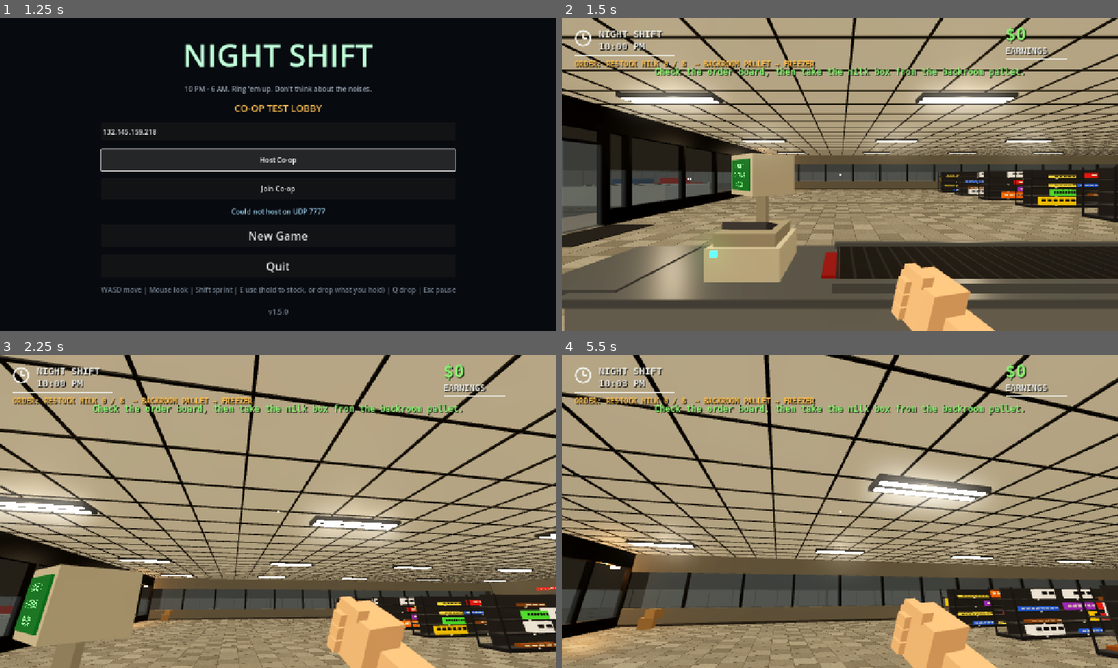
Above: before the commit, frames 1-4 (two rows, left to right).
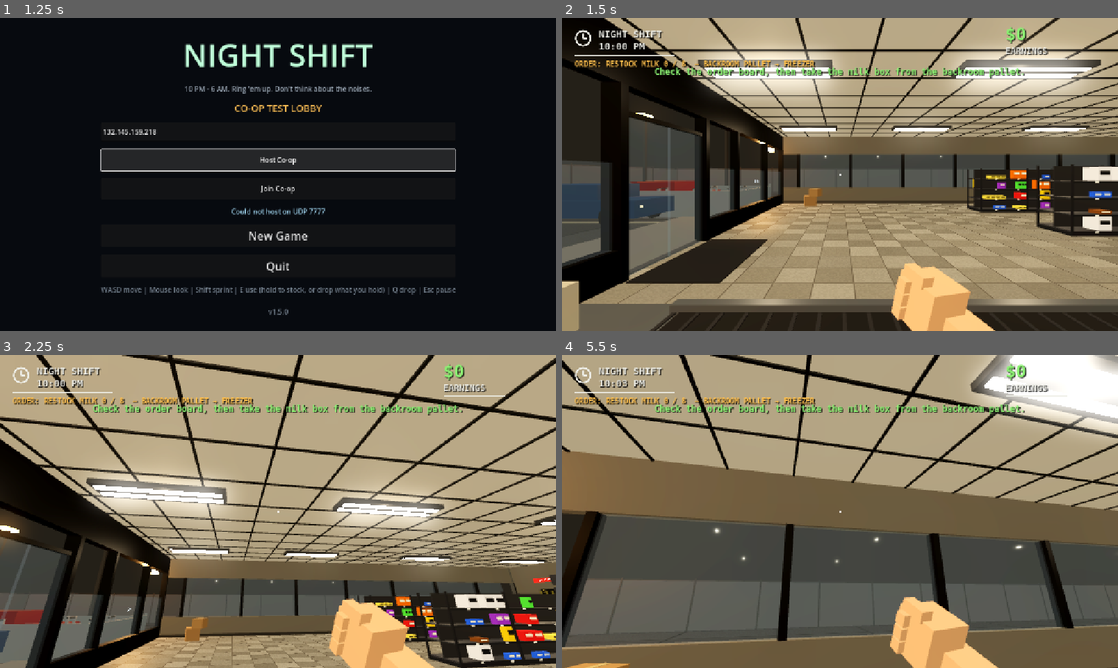
Above: after the commit, the same moments.

Repository: Coleslaw510/night-shift
Game: Godot game, scene res://scenes/menu.tscn
Same seed, same stepped clock (60 frames per second), same inputs: the game is played once before the commit and once after it.
Inputs (mouse positions are in pixels of both pictures, inside the frame that each line leads up to):
- Up to frame 1 (1.25 s): click "Host Co-op" at 0.5 s
- Up to frame 2 (1.5 s): click "New Game" at 1.25 s
- Up to frame 3 (2.25 s): tap Enter at 2 s; move the mouse to (305, 511) at 2.02 s; hold W (move_forward) from 2.03 s (still down); hold C (cart) from 2.03 s (still down)
- Up to frame 4 (5.5 s): keep holding W (move_forward); tap Space (jump) at 2.27, 2.57, 3.02, 3.32, 4.52, 4.82, 5.27 s; tap G (gun) at 2.3, 2.85, 3.8, 5.3 s; move the mouse to (812, 511) at 2.77 s; release C (cart) at 2.78 s; tap C (cart) at 3.05, 4.55 s; move the mouse to (851, 505) at 3.52 s; hold C (cart) 3.53-4.28 s; move the mouse to (834, 517) at 4.27 s; tap Q (drop) at 4.35 s; move the mouse to (878, 514) at 5.02 s; hold F (flashlight) from 5.03 s (still down)

Frame 1 is identical in both runs. In frame 2, 67% of the frame differs, in the area x 0-100%, y 0-100%; in frame 3, 51%; in frame 4, 65%.

Commit message:
Pivot supermarket into compact gas station
Shrink the sales floor and stockroom, reduce shelf rows, move parking and fuel close to the store, and update customer navigation, crash bounds, player recovery, targets, screenshots, and reachability routes for the shorter convenience-store loop.

Co-authored-by: Manus <dev-agent@manus.ai>

Diff:
--- a/scripts/customer.gd
+++ b/scripts/customer.gd
@@ -10,9 +10,9 @@
 
 enum S { ENTER, SHOP, QUEUED, AT_REGISTER, LEAVING, FETCH_CART }
 
-const AISLES := [-18.2, -14.3, -10.9, -7.5, -4.0, 0.0, 4.0, 7.5, 10.9, 14.3, 18.2]
-const FRONT_Z := 8.2
-const BACK_Z := -13.2
+const AISLES := StoreBuilder.AISLE_X
+const FRONT_Z := StoreBuilder.FRONT_Z
+const BACK_Z := StoreBuilder.BACK_Z
 const PATIENCE := 150.0
 
 var state := S.ENTER
@@ -341,7 +341,7 @@
 		path = [Vector3(lx, 0, FRONT_Z + 1.5), Vector3(StoreBuilder.DOOR_X, 0, door_z + 2.0), corral]
 	elif my_cart and is_instance_valid(my_cart):
 		_abandon_cart = true
-		path = [Vector3(lx, 0, FRONT_Z + 1.5), Vector3(StoreBuilder.DOOR_X, 0, door_z + 2.0), Vector3(randf_range(-14, 16), 0, door_z + 8.0)]
+		path = [Vector3(lx, 0, FRONT_Z + 1.5), Vector3(StoreBuilder.DOOR_X, 0, door_z + 2.0), Vector3(randf_range(-7, 7), 0, door_z + 4.0)]
 	else:
 		path = [Vector3(lx, 0, FRONT_Z + 1.5), Vector3(StoreBuilder.DOOR_X, 0, FRONT_Z + 1.5)]
 		path.append_array(_exit_path())
--- a/scripts/game.gd
+++ b/scripts/game.gd
@@ -122,7 +122,7 @@
 	hud.shop_closed.connect(close_shop)
 	player = preload("res://scripts/player.gd").new()
 	player.name = "Player"
-	player.position = Vector3(6.6, 0.05, 15.4)
+	player.position = Vector3(4.8, 0.05, 8.6)
 	player.rotation.y = PI * 0.5
 	player.process_mode = Node.PROCESS_MODE_PAUSABLE
 	add_child(player)
@@ -245,7 +245,7 @@
 	monster.name = "TheBackroomThing"
 	add_child(monster)
 	var spawn_out_back := randf() < 0.35
-	monster.global_position = Vector3(randf_range(-16.0, 16.0), 0, -47.0 if spawn_out_back else randf_range(-39.0, -20.0))
+	monster.global_position = Vector3(randf_range(-6.5, 6.5), 0, -22.0 if spawn_out_back else randf_range(-18.5, -11.0))
 	monster.setup(self, player)
 	clown_triggered = true
 	# No warning text: the player hears the arrival and has to notice it.
@@ -258,7 +258,7 @@
 	hud.toast("RUN. It found you.", 3.0)
 	stats.earnings = maxi(0, int(stats.earnings) - 100)
 	hud.set_money(stats.earnings)
-	player.global_position = Vector3(6.6, 0.05, 15.4)
+	player.global_position = Vector3(4.8, 0.05, 8.6)
 
 func take_freezer_item(product_idx: int) -> Dictionary:
 	var left := int(freezer_stock.get(product_idx, 0))
@@ -397,7 +397,7 @@
 	c.game = self
 	var door_z := StoreBuilder.D * 0.5
 	c.wants_cart = randf() < 0.7
-	c.position = Vector3(StoreBuilder.DOOR_X + randf_range(-0.4, 0.4), 0, door_z + 8.0)
+	c.position = Vector3(StoreBuilder.DOOR_X + randf_range(-0.4, 0.4), 0, door_z + 4.0)
 	c.finished.connect(_on_customer_finished)
 	customers_root.add_child(c)
 	c.path.push_front(Vector3(StoreBuilder.DOOR_X, 0, door_z + 3.0))
@@ -606,13 +606,13 @@
 
 func _spawn_targets() -> void:
 	var spots: Array = [
-		{"p": Vector3(6.5, 0.82, StoreBuilder.ROOM_Z - 4.5), "k": "can"},
-		{"p": Vector3(7.2, 0.82, StoreBuilder.ROOM_Z - 4.5), "k": "can"},
-		{"p": Vector3(7.9, 0.82, StoreBuilder.ROOM_Z - 4.5), "k": "can"},
-		{"p": Vector3(8.6, 0.82, StoreBuilder.ROOM_Z - 4.5), "k": "bottle"},
-		{"p": Vector3(16.2, 0.9, -31.2), "k": "bottle"},
-		{"p": Vector3(16.8, 0.9, -31.2), "k": "can"},
-		{"p": Vector3(17.4, 0.9, -31.2), "k": "bottle"},
+		{"p": Vector3(2.8, 0.82, StoreBuilder.ROOM_Z + 2.0), "k": "can"},
+		{"p": Vector3(3.5, 0.82, StoreBuilder.ROOM_Z + 2.0), "k": "can"},
+		{"p": Vector3(4.2, 0.82, StoreBuilder.ROOM_Z + 2.0), "k": "can"},
+		{"p": Vector3(4.9, 0.82, StoreBuilder.ROOM_Z + 2.0), "k": "bottle"},
+		{"p": Vector3(2.8, 0.9, StoreBuilder.ROOM_Z + 5.0), "k": "bottle"},
+		{"p": Vector3(3.5, 0.9, StoreBuilder.ROOM_Z + 5.0), "k": "can"},
+		{"p": Vector3(4.2, 0.9, StoreBuilder.ROOM_Z + 5.0), "k": "bottle"},
 	]
 	for s in spots:
 		var t = preload("res://scripts/target.gd").new()
@@ -620,7 +620,7 @@
 		t.position = s.p
 		t.setup(s.k)
 	# A crate to sit the back-lot targets on.
-	StoreBuilder.box(self, Vector3(2.6, 0.8, 0.6), Vector3(7.5, 0.4, StoreBuilder.ROOM_Z - 4.5), StoreBuilder.mat(Color(0.45, 0.32, 0.18)), true)
+	StoreBuilder.box(self, Vector3(2.6, 0.8, 0.6), Vector3(3.8, 0.4, StoreBuilder.ROOM_Z + 2.0), StoreBuilder.mat(Color(0.45, 0.32, 0.18)), true)
 
 func _spawn_carts() -> void:
 	for slot in store.corral.slots:
@@ -1324,15 +1324,15 @@
 func debug_route_block() -> String:
 	var space := get_world_3d().direct_space_state
 	var door_x := StoreBuilder.STOCK_DOOR_X
-	var desk := Vector3(-4.6, 1.0, -17.0)
+	var desk := Vector3(-3.2, 1.0, StoreBuilder.ZB - 1.8)
 	var routes: Array = [
-		["stockroom", [Vector3(0, 1, 8), Vector3(0, 1, -13.2), Vector3(door_x, 1, -13.2), Vector3(door_x, 1, -15.2), Vector3(door_x, 1, -18.5)]],
-		["back office", [Vector3(door_x, 1, -18.0), desk]],
-		["gun locker", [Vector3(door_x, 1, -18.5), Vector3(-18.0, 1, -20.0), Vector3(-18.0, 1, -30.0)]],
-		["back door", [Vector3(0, 1, -22.0), Vector3(0, 1, -28.0), Vector3(10, 1, -32.0), Vector3(StoreBuilder.BACK_DOOR_X, 1, -33.2), Vector3(StoreBuilder.BACK_DOOR_X, 1, -36.0)]],
-		["dumpster", [Vector3(StoreBuilder.BACK_DOOR_X, 1, -36.0), Vector3(StoreBuilder.BACK_DOOR_X - 3.0, 1, StoreBuilder.ROOM_Z - 2.2)]],
-		["front door", [Vector3(0, 1, 18), Vector3(0, 1, 26)]],
-		["fuel bay", [Vector3(0, 1, 28), Vector3(0, 1, 44), Vector3(24, 1, 44), Vector3(StoreBuilder.FUEL_POS.x, 1, 42), Vector3(StoreBuilder.FUEL_POS.x, 1, StoreBuilder.FUEL_POS.z + 4.0)]],
+		["stockroom", [Vector3(0, 1, StoreBuilder.FRONT_Z), Vector3(0, 1, StoreBuilder.BACK_Z), Vector3(door_x, 1, StoreBuilder.BACK_Z), Vector3(door_x, 1, StoreBuilder.ZB - 2.0)]],
+		["back office", [Vector3(door_x, 1, StoreBuilder.ZB - 1.0), Vector3(-4.7, 1, StoreBuilder.ZB - 0.8)]],
+		["gun locker", [Vector3(door_x, 1, StoreBuilder.ZB - 2.0), Vector3(-4.5, 1, -12.0), Vector3(-4.5, 1, -17.0), Vector3(-8.0, 1, -17.0)]],
+		["back door", [Vector3(0, 1, StoreBuilder.BACK_Z), Vector3(-7.5, 1, StoreBuilder.BACK_Z), Vector3(-7.5, 1, StoreBuilder.ZB - 1.0), Vector3(0, 1, StoreBuilder.ZB - 1.0), Vector3(0, 1, StoreBuilder.ROOM_Z + 3.0), Vector3(8.8, 1, StoreBuilder.ROOM_Z + 3.0), Vector3(8.8, 1, StoreBuilder.ROOM_Z), Vector3(StoreBuilder.BACK_DOOR_X, 1, StoreBuilder.ROOM_Z)]],
+		["dumpster", [Vector3(StoreBuilder.BACK_DOOR_X, 1, StoreBuilder.ROOM_Z - 0.5), Vector3(StoreBuilder.BACK_DOOR_X, 1, StoreBuilder.ROOM_Z - 2.0), Vector3(StoreBuilder.BACK_DOOR_X - 3.0, 1, StoreBuilder.ROOM_Z - 2.0)]],
+		["front door", [Vector3(0, 1, StoreBuilder.FRONT_Z), Vector3(0, 1, StoreBuilder.D * 0.5 + 2.0)]],
+		["fuel bay", [Vector3(0, 1, StoreBuilder.D * 0.5 + 2.0), Vector3(StoreBuilder.FUEL_POS.x, 1, StoreBuilder.D * 0.5 + 2.0), Vector3(StoreBuilder.FUEL_POS.x, 1, StoreBuilder.FUEL_POS.z + 4.0)]],
 	]
 	for route in routes:
 		var name: String = route[0]
@@ -1369,11 +1369,11 @@
 	player.cam.rotation.x = 0.0
 	match shot:
 		"interior":
-			player.position = Vector3(0.0, 0.05, 18.5)
+			player.position = Vector3(0.0, 0.05, 10.5)
 			player.rotation.y = 0.0
 			player.cam.rotation.x = deg_to_rad(-8)
 		"outside":
-			player.position = Vector3(BACK_DOOR_POS().x - 3.0, 0.05, StoreBuilder.ROOM_Z - 6.0)
+			player.position = Vector3(BACK_DOOR_POS().x - 3.0, 0.05, StoreBuilder.ROOM_Z - 2.5)
 			player.rotation.y = PI - 0.4
 			player.cam.rotation.x = deg_to_rad(-8)
 		"stockroom":
@@ -1383,19 +1383,19 @@
 		"icon":
 			hud.visible = false
 			player.viewmodel.visible = false
-			player.position = Vector3(-6.0, 0.05, 34.0)
+			player.position = Vector3(-6.0, 0.05, 18.0)
 			player.rotation.y = 0.0
 			player.cam.rotation.x = deg_to_rad(2)
 		"front":
-			player.position = Vector3(-6.0, 0.05, 40.0)
+			player.position = Vector3(-6.0, 0.05, 21.0)
 			player.rotation.y = 0.0
 			player.cam.rotation.x = deg_to_rad(-4)
 		"lot":
-			player.position = Vector3(-2.0, 0.05, 44.0)
+			player.position = Vector3(-2.0, 0.05, 24.0)
 			player.rotation.y = 0.0
 			player.cam.rotation.x = deg_to_rad(-6)
 		"fuel":
-			player.position = Vector3(StoreBuilder.FUEL_POS.x, 0.05, StoreBuilder.FUEL_POS.z + 9.0)
+			player.position = Vector3(StoreBuilder.FUEL_POS.x, 0.05, StoreBuilder.FUEL_POS.z + 6.0)
 			player.rotation.y = 0.0
 			player.cam.rotation.x = deg_to_rad(-10)
 
--- a/scripts/player.gd
+++ b/scripts/player.gd
@@ -467,13 +467,13 @@
 	velocity.z = move_toward(velocity.z, dir.z * spd, 40 * delta)
 	move_and_slide()
 	if global_position.y < -2.0:
-		global_position = Vector3(6.6, 0.05, 15.4)
+		global_position = Vector3(4.8, 0.05, 8.6)
 		velocity = Vector3.ZERO
 		var fall_game := get_parent()
 		if fall_game and fall_game.has_method("toast"):
 			fall_game.toast("You caught the edge and climbed back up.")
-	global_position.x = clampf(global_position.x, -40.0, 40.0)
-	global_position.z = clampf(global_position.z, -47.0, 47.0)
+	global_position.x = clampf(global_position.x, -17.0, 17.0)
+	global_position.z = clampf(global_position.z, -26.0, 24.0)
 	_push_carts()
 	_ride(delta)
 	var hs := Vector2(velocity.x, velocity.z).length()
--- a/scripts/store_builder.gd
+++ b/scripts/store_builder.gd
@@ -3,28 +3,28 @@
 ## Layout (meters, +Z = front/entrance) is documented in HANDOFF.md.
 ## Returns refs: lights, lanes, front_door, back_door, can, dumpster, locker, crates.
 
-const W := 40.0                        # sales floor x -20..20
-const D := 46.0                        # front wall at z = 23
+const W := 18.0                        # compact sales floor x -9..9
+const D := 24.0                        # front wall at z = 12
 const H := 3.8
-const SHELF_X := [-16.0, -12.6, -9.2, -5.8, -2.2, 2.2, 5.8, 9.2, 12.6, 16.0]
-const SHELF_Z0 := -11.0
-const SHELF_Z1 := 6.0
-const AISLE_X := [-18.2, -14.3, -10.9, -7.5, -4.0, 0.0, 4.0, 7.5, 10.9, 14.3, 18.2]
-const FRONT_Z := 8.2                   # cross corridor in front of the shelves
-const BACK_Z := -13.2                  # cross corridor behind the shelves
-const LANE_X := [3.15]                 # the one queue, just right of the center aisle
-const COUNTER_X := [4.7]
-const COUNTER_Z := 14.5
-const QUEUE_HEAD_Z := 13.0
-const QUEUE_MIN_Z := 9.0
+const SHELF_X := [-6.2, -2.1, 2.1, 6.2]
+const SHELF_Z0 := -5.5
+const SHELF_Z1 := 2.5
+const AISLE_X := [-7.7, -4.15, 0.0, 4.15, 7.7]
+const FRONT_Z := 5.0                   # cross corridor in front of the shelves
+const BACK_Z := -7.0                   # cross corridor behind the shelves
+const LANE_X := [2.7]                  # compact checkout queue
+const COUNTER_X := [4.0]
+const COUNTER_Z := 8.5
+const QUEUE_HEAD_Z := 7.0
+const QUEUE_MIN_Z := 4.5
 const DOOR_X := 0.0                    # front automatic door, centered
-const STOCK_DOOR_X := -14.3            # doorway into the stockroom (left aisle; the freezer blocks x=0)
-const BACK_DOOR_X := 14.0              # stockroom back door to the back lot
-const ZB := -16.0                      # store back wall (inner face); front wall is at +D/2
-const ROOM_Z := -44.0                  # stockroom back wall (18 m deep, full width)
-const FENCE := Rect2(-42, -48, 84, 96) # lot x -42..42, z -48..48
-const CORRAL_POS := Vector3(-8.0, 0, 28.0)
-const FUEL_POS := Vector3(32.0, 0, 31.0)
+const STOCK_DOOR_X := -6.8             # employee door beside the freezer
+const BACK_DOOR_X := 6.5              # stockroom back door to the lot
+const ZB := -10.0                      # store back wall (inner face); front wall is at +D/2
+const ROOM_Z := -20.0                  # compact stockroom back wall
+const FENCE := Rect2(-18, -27, 36, 51) # close gas-station lot
+const CORRAL_POS := Vector3(-6.5, 0, 16.0)
+const FUEL_POS := Vector3(7.0, 0, 17.0)
 
 static var _mats := {}
 static var _floor_shader: Shader
@@ -311,8 +311,8 @@
 static func _lights(store: Node3D, out: Dictionary) -> void:
 	var housing := mat(Color(0.2, 0.2, 0.2), 0.0, 0.5, 0.3)
 	var tube := mat(Color(1.0, 0.96, 0.86), 5.0)
-	for fx in [-16.0, -8.0, 0.0, 8.0, 16.0]:
-		for fz in [-12.0, -4.0, 4.0, 12.0, 20.0]:
+	for fx in [-6.0, 0.0, 6.0]:
+		for fz in [-7.0, -1.0, 5.0, 10.0]:
 			var f := Node3D.new()
 			f.position = Vector3(fx, H - 0.08, fz)
 			store.add_child(f)
@@ -543,18 +543,18 @@
 	_wall_seg(store, Vector3(-hw - 0.25, 0, ROOM_Z - 0.22), Vector3(BACK_DOOR_X - 0.8, 0, ROOM_Z - 0.22), ext, H, 0.0, 0.2, false)
 	_wall_seg(store, Vector3(BACK_DOOR_X + 0.8, 0, ROOM_Z - 0.22), Vector3(hw + 0.25, 0, ROOM_Z - 0.22), ext, H, 0.0, 0.2, false)
 	# Two pools of light down the middle. Corners get none.
-	_down_spot(store, out, Vector3(0, H - 0.35, -21.5), 1.55, 8.0)
-	_down_spot(store, out, Vector3(1.5, H - 0.35, -27.0), 0.7, 6.5)
-	for pil in [Vector3(-12, -23, 0), Vector3(12, -23, 0), Vector3(-12, -30, 0), Vector3(12, -30, 0)]:
+	_down_spot(store, out, Vector3(0, H - 0.35, -12.5), 1.55, 6.0)
+	_down_spot(store, out, Vector3(1.5, H - 0.35, -17.0), 0.7, 5.0)
+	for pil in [Vector3(-6.5, -13.5, 0), Vector3(6.5, -13.5, 0), Vector3(-6.5, -17.5, 0), Vector3(6.5, -17.5, 0)]:
 		box(store, Vector3(0.45, H, 0.45), Vector3(pil.x, H * 0.5, pil.y), mat(Color(0.35, 0.34, 0.32)), true)
 	# Pallet rack just inside the employee door: one crate per shelf product
 	var steel := mat(Color(0.2, 0.35, 0.6), 0.0, 0.5, 0.4)
 	var orange := mat(Color(0.85, 0.45, 0.1), 0.0, 0.5, 0.4)
 	var items: Array = Products.SHELF_ITEMS + Products.FROZEN_ITEMS
 	var per_level := int(ceil(items.size() / 2.0))
-	var rack_x0 := -6.0
-	var rack_w := 12.0
-	var rack_z := -19.2
+	var rack_x0 := -4.8
+	var rack_w := 10.6
+	var rack_z := -12.8
 	for lv in [0.0, 1.1]:
 		box(store, Vector3(rack_w, 0.06, 0.8), Vector3(rack_x0 + rack_w * 0.5, lv + 0.12, rack_z), orange)
 	for k in 5:
@@ -570,19 +570,19 @@
 	label(store, "STOCK - grab a box (E)", Vector3(0, 2.55, rack_z + 0.5), 48, Color(1, 0.9, 0.6))
 	# Step 1 vertical slice: a dedicated, clearly labeled milk pallet with a forgiving
 	# interaction zone. Decorative cartons elsewhere do not replace this functional source.
-	var milk_pos := Vector3(-11.5, 0, -19.3)
+	var milk_pos := Vector3(-6.6, 0, -13.6)
 	box(store, Vector3(2.6, 0.16, 1.25), milk_pos + Vector3(0, 0.08, 0), orange, true)
 	_crate(store, milk_pos + Vector3(-0.55, 0.16, 0), Products.CATALOG[12], -0.04)
 	_crate(store, milk_pos + Vector3(0.35, 0.16, 0), Products.CATALOG[12], 0.04)
 	label(store, "MILK PALLET\n[E] TAKE A BOX", milk_pos + Vector3(0, 2.15, 0.12), 34, Color(0.82, 0.94, 1.0), 0.0, 0.003)
 	out.milk_pallet = Interact.make(store, Vector3(2.7, 1.65, 1.15), milk_pos + Vector3(0, 0.82, 0.18), target, {"kind": "supply_pallet", "product": 12})
 	# A physical order board gives the crew a destination and a reason to return.
-	box(store, Vector3(0.08, 1.65, 2.5), Vector3(-19.72, 1.65, -17.4), mat(Color(0.035, 0.045, 0.055), 0.0, 0.8), true)
-	out.order_board = label(store, "TONIGHT'S ORDERS\n[ ] RESTOCK MILK 0 / 8\nFREEZER AISLE", Vector3(-19.6, 2.35, -17.4), 30, Color(1.0, 0.84, 0.38), PI * 0.5, 0.0028)
+	box(store, Vector3(0.08, 1.65, 2.5), Vector3(-8.72, 1.65, -11.6), mat(Color(0.035, 0.045, 0.055), 0.0, 0.8), true)
+	out.order_board = label(store, "TONIGHT'S ORDERS\n[ ] RESTOCK MILK 0 / 8\nFREEZER AISLE", Vector3(-8.6, 2.35, -11.6), 30, Color(1.0, 0.84, 0.38), PI * 0.5, 0.0028)
 	# Long rack rows make the back room feel sprawling and create sightline breaks.
-	for rz in [-25.0, -31.0, -37.0, -41.0]:
-		for rx in [-12.0, -4.0, 4.0, 12.0]:
-			var rack_solid: bool = rz != -31.0
+	for rz in [-16.0, -19.0]:
+		for rx in [-3.6, 3.6]:
+			var rack_solid: bool = rz != -16.0
 			box(store, Vector3(5.8, 0.08, 0.7), Vector3(rx, 1.35, rz), orange, rack_solid)
 			box(store, Vector3(5.8, 0.08, 0.7), Vector3(rx, 0.35, rz), orange, rack_solid)
 			for ux in [-2.8, 2.8]:
@@ -593,13 +593,13 @@
 						var product: Dictionary = Products.CATALOG[(abs(int(rx)) + abs(int(rz)) + int(offset * 10.0) + int(level * 10.0)) % Products.CATALOG.size()]
 						_crate(store, Vector3(rx + offset, level, rz + 0.18), product, 0.03 * offset)
 	# Empty racks in the dark corners (somewhere for a monster to stand later)
-	for corner in [Vector3(-16.5, 0, -31.5), Vector3(16.5, 0, -31.0)]:
+	for corner in [Vector3(-7.0, 0, -18.2), Vector3(7.0, 0, -18.2)]:
 		box(store, Vector3(3.2, 0.08, 0.9), corner + Vector3(0, 1.3, 0), orange, true)
 		box(store, Vector3(3.2, 0.08, 0.9), corner + Vector3(0, 0.3, 0), orange, true)
 		for ux in [-1.5, 1.5]:
 			box(store, Vector3(0.08, 2.4, 0.9), corner + Vector3(ux, 1.2, 0), steel, true)
 	# Back-office desk (the shop terminal gets wired to this collider)
-	var desk := Vector3(-4.6, 0, ZB - 1.8)
+	var desk := Vector3(-3.2, 0, ZB - 1.8)
 	box(store, Vector3(1.5, 0.08, 0.7), desk + Vector3(0, 0.78, 0), mat(Color(0.35, 0.28, 0.2)))
 	for leg in [Vector3(-0.65, 0, -0.25), Vector3(0.65, 0, -0.25), Vector3(-0.65, 0, 0.25), Vector3(0.65, 0, 0.25)]:
 		box(store, Vector3(0.08, 0.78, 0.08), desk + leg + Vector3(0, 0.39, 0), mat(Color(0.2, 0.2, 0.2)))
@@ -631,7 +631,7 @@
 		_add_light(store, out, wl, 1, wl.omni_range)
 	# Gun locker on the stockroom's west wall (placeholder for the monster update)
 	var lk := Node3D.new()
-	lk.position = Vector3(-hw + 0.45, 0, -30.5)
+	lk.position = Vector3(-hw + 0.45, 0, -16.5)
 	store.add_child(lk)
 	var green := mat(Color(0.18, 0.26, 0.2), 0.0, 0.5, 0.5)
 	box(lk, Vector3(0.45, 1.7, 0.9), Vector3(0, 1.05, 0), green)
@@ -649,7 +649,7 @@
 	label(lk, "EMERGENCY ONLY", Vector3(0.255, 2.05, 0), 36, Color(1, 0.95, 0.9), PI * 0.5, 0.003)
 	out.locker = Interact.make(lk, Vector3(0.5, 1.8, 0.95), Vector3(0.05, 1.05, 0), target, {"kind": "locker"})
 	# Cardboard clutter in the stockroom
-	for c in [Vector3(17.5, 0, -18.5), Vector3(17.6, 0.42, -18.2), Vector3(-17.4, 0, -18.4), Vector3(17.2, 0, -32.4)]:
+	for c in [Vector3(7.0, 0, -11.5), Vector3(7.1, 0.42, -11.2), Vector3(-7.4, 0, -18.4), Vector3(6.8, 0, -19.0)]:
 		_clutter_box(store, c, Vector3(0.7, 0.42, 0.55))
 
 static func _clutter_box(parent: Node, pos: Vector3, s: Vector3, rot := 0.0) -> void:
@@ -674,16 +674,16 @@
 	# Two parking rows in front of the store. Cars face the entrance (yaw PI, nose toward -Z).
 	var line := mat(Color(0.7, 0.68, 0.55), 0.0, 0.8)
 	out.parking = []
-	var spot_x := [-18.0, -13.0, -8.0, 8.0, 13.0, 18.0]
-	for row_z in [32.0, 39.5]:
-		var xs: Array = spot_x if row_z < 36.0 else [-18.0, -8.0, 10.0, 18.0]
+	var spot_x := [-7.0, -3.5, 3.5, 7.0]
+	for row_z in [17.0, 22.0]:
+		var xs: Array = spot_x if row_z < 20.0 else [-7.0, -2.0, 3.0, 7.0]
 		for x in xs:
 			box(store, Vector3(0.1, 0.01, 4.6), Vector3(x, -0.015, row_z), line)
 			out.parking.append({"pos": Vector3(x, 0, row_z), "yaw": PI})
 	_fuel_station(store, out)
 	_corral(store, out)
 	# street lamps — none in the fuel bay, so that corner stays dark except the pumps
-	for lp in [Vector3(-16, 0, 30), Vector3(6, 0, 36), Vector3(-20, 0, -40), Vector3(6, 0, -42), Vector3(-30, 0, 10)]:
+	for lp in [Vector3(-13, 0, 17), Vector3(-13, 0, 23), Vector3(13, 0, 23), Vector3(-13, 0, -23), Vector3(13, 0, -23)]:
 		box(store, Vector3(0.18, 6.0, 0.18), lp + Vector3(0, 3, 0), mat(Color(0.18, 0.18, 0.18)))
 		box(store, Vector3(1.0, 0.18, 0.45), lp + Vector3(0, 6.0, 0), mat(Color(1.0, 0.65, 0.3), 4.0))
 		add_collider(store, Vector3(0.2, 6, 0.2), lp + Vector3(0, 3, 0))
@@ -738,14 +738,14 @@
 static func _fuel_station(store: Node3D, out: Dictionary) -> void:
 	# Dark corner of the lot. The only real light is on the pumps.
 	var pad := mat(Color(0.1, 0.1, 0.11), 0.0, 0.9)
-	box(store, Vector3(14, 0.04, 16), FUEL_POS + Vector3(0, 0.02, 0), pad)
+	box(store, Vector3(10, 0.04, 10), FUEL_POS + Vector3(0, 0.02, 0), pad)
 	var canopy := mat(Color(0.15, 0.16, 0.18), 0.0, 0.6)
-	box(store, Vector3(10, 0.18, 7), FUEL_POS + Vector3(0, 3.3, 0), canopy)
-	for col in [Vector3(-4.2, 0, -2.8), Vector3(4.2, 0, -2.8), Vector3(-4.2, 0, 2.8), Vector3(4.2, 0, 2.8)]:
+	box(store, Vector3(8, 0.18, 6), FUEL_POS + Vector3(0, 3.3, 0), canopy)
+	for col in [Vector3(-3.2, 0, -2.2), Vector3(3.2, 0, -2.2), Vector3(-3.2, 0, 2.2), Vector3(3.2, 0, 2.2)]:
 		box(store, Vector3(0.28, 3.3, 0.28), FUEL_POS + col + Vector3(0, 1.65, 0), mat(Color(0.2, 0.2, 0.22)), true)
 	out.pumps = []
 	for i in 2:
-		var p := FUEL_POS + Vector3(-1.6 + i * 3.2, 0, 0)
+		var p := FUEL_POS + Vector3(-1.4 + i * 2.8, 0, 0)
 		var pump := Node3D.new()
 		pump.position = p
 		store.add_child(pump)
@@ -761,7 +761,7 @@
 		_add_light(pump, out, pl, 0, pl.omni_range)
 		label(pump, "FUEL", Vector3(0, 1.7, 0.2), 42, Color(1, 0.95, 0.8))
 		out.pumps.append({"pos": p, "yaw": PI * 0.5, "index": i})
-	label(store, "NIGHT FUEL", FUEL_POS + Vector3(0, 3.7, 3.6), 64, Color(1.0, 0.85, 0.3))
+	label(store, "NIGHT FUEL", FUEL_POS + Vector3(0, 3.7, 3.1), 64, Color(1.0, 0.85, 0.3))
 
 static func _corral(store: Node3D, out: Dictionary) -> void:
 	var rail := mat(Color(0.62, 0.64, 0.66), 0.0, 0.35, 0.6)
@@ -799,7 +799,7 @@
 
 static func _props(store: Node3D, out: Dictionary, target: Object) -> void:
 	# Trash can behind the checkout lanes (fills up over time)
-	var cpos := Vector3(8.6, 0, 19.2)
+	var cpos := Vector3(7.2, 0, 9.2)
 	var can := Node3D.new()
 	can.position = cpos
 	store.add_child(can)
@@ -808,27 +808,27 @@
 	box(can, Vector3(0.3, 0.003, 0.15), Vector3(0, 0.6, 0.3), mat(Color(0.2, 0.4, 0.8)))
 	out.can = {"node": can, "bag": bag, "body": Interact.make(can, Vector3(0.65, 1.0, 0.65), Vector3(0, 0.5, 0), target, {"kind": "can"})}
 	# Cardboard clutter in the store (out of customer paths)
-	_clutter_box(store, Vector3(-19.2, 0, 21.2), Vector3(0.8, 0.5, 0.6), 0.2)
-	_clutter_box(store, Vector3(-19.0, 0.5, 20.9), Vector3(0.6, 0.4, 0.5), -0.3)
-	_clutter_box(store, Vector3(19.1, 0, 21.0), Vector3(0.55, 0.38, 0.5), 0.6)
-	_clutter_box(store, Vector3(19.0, 0, ZB + 1.2), Vector3(0.8, 0.5, 0.6), 0.1)
-	_clutter_box(store, Vector3(-19.1, 0, ZB + 1.3), Vector3(0.6, 0.6, 0.6), -0.2)
+	_clutter_box(store, Vector3(-8.0, 0, 10.2), Vector3(0.8, 0.5, 0.6), 0.2)
+	_clutter_box(store, Vector3(-7.8, 0.5, 9.9), Vector3(0.6, 0.4, 0.5), -0.3)
+	_clutter_box(store, Vector3(8.0, 0, 10.0), Vector3(0.55, 0.38, 0.5), 0.6)
+	_clutter_box(store, Vector3(8.0, 0, ZB + 1.2), Vector3(0.8, 0.5, 0.6), 0.1)
+	_clutter_box(store, Vector3(-8.0, 0, ZB + 1.3), Vector3(0.6, 0.6, 0.6), -0.2)
 	# Damage set: hidden until a player-driven car enters the sales floor.
 	var damage := Node3D.new()
 	damage.name = "CrashDamage"
 	damage.visible = false
 	store.add_child(damage)
-	box(damage, Vector3(3.4, 0.16, 0.22), Vector3(11.5, 0.1, 1.5), mat(Color(0.12, 0.12, 0.13)))
+	box(damage, Vector3(3.4, 0.16, 0.22), Vector3(5.0, 0.1, 1.5), mat(Color(0.12, 0.12, 0.13)))
 	var damage_steel := mat(Color(0.2, 0.35, 0.6), 0.0, 0.5, 0.4)
-	box(damage, Vector3(0.22, 1.8, 0.22), Vector3(10.0, 0.85, 1.5), damage_steel)
-	box(damage, Vector3(0.22, 1.4, 0.22), Vector3(12.8, 0.7, 1.5), damage_steel)
-	for shard in [Vector3(10.8, 0.35, 1.0), Vector3(11.8, 0.25, 2.0), Vector3(12.6, 0.4, 1.1)]:
+	box(damage, Vector3(0.22, 1.8, 0.22), Vector3(3.5, 0.85, 1.5), damage_steel)
+	box(damage, Vector3(0.22, 1.4, 0.22), Vector3(6.3, 0.7, 1.5), damage_steel)
+	for shard in [Vector3(4.0, 0.35, 1.0), Vector3(5.0, 0.25, 2.0), Vector3(6.0, 0.4, 1.1)]:
 		var glass_shard := box(damage, Vector3(0.5, 0.03, 0.08), shard, mat(Color(0.55, 0.75, 0.9, 0.55), 0.3, 0.05))
 		glass_shard.rotation.y = 0.4
 	out.damage = damage
 	# Wet floor sign
 	var ws := Node3D.new()
-	ws.position = Vector3(18.4, 0, 20.2)
+	ws.position = Vector3(7.8, 0, 9.8)
 	ws.rotation.y = 0.6
 	store.add_child(ws)
 	for s in [-1, 1]:
--- a/scripts/vehicle.gd
+++ b/scripts/vehicle.gd
@@ -130,14 +130,14 @@
 			right.y = 0
 			right = right.normalized()
 			dir = right * inp.x + forward * -inp.y
-		if dir.length() > 0.05:
-			dir = dir.normalized()
-			global_position += dir * 9.5 * delta
-			rotation.y = lerp_angle(rotation.y, atan2(dir.x, dir.z), minf(1.0, delta * 10.0))
-			# Trigger damage as soon as the car reaches the storefront, even if the glass collision stops it.
-			var at_store_front := global_position.x > -20.0 and global_position.x < 20.0 and global_position.z > 18.0 and global_position.z < 24.5
-			if game and at_store_front and game.has_method("vehicle_damaged_store"):
-				game.vehicle_damaged_store(self)
+			if dir.length() > 0.05:
+				dir = dir.normalized()
+				global_position += dir * 9.5 * delta
+				rotation.y = lerp_angle(rotation.y, atan2(dir.x, dir.z), minf(1.0, delta * 10.0))
+				# Trigger damage as soon as the car reaches the storefront, even if the glass collision stops it.
+				var at_store_front := global_position.x > -9.0 and global_position.x < 9.0 and global_position.z > 7.5 and global_position.z < 13.0
+				if game and at_store_front and game.has_method("vehicle_damaged_store"):
+					game.vehicle_damaged_store(self)
 		return
 	if vstate == V.PARKED or vstate == V.AT_PUMP or vstate == V.DONE:
 		return
Not shown, changed: HANDOFF.md
Not shown, changed: PROGRESS.md
